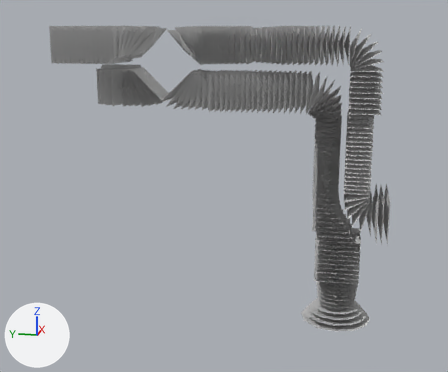
An edit to the FBX model models/fbx/ustanovka/potok1.FBX, drawn before and after from the same camera.
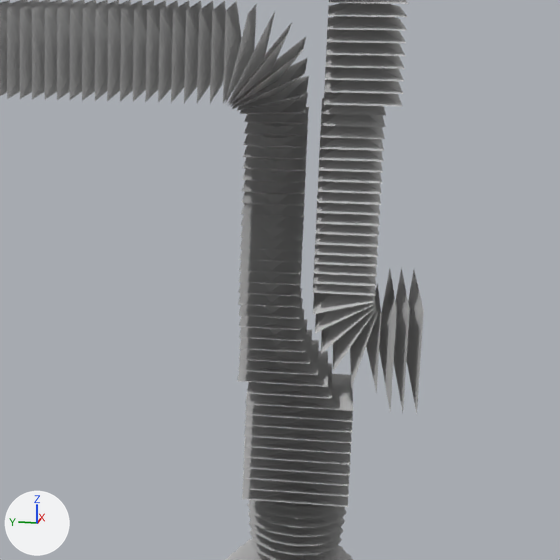
The first picture shows the older version from a camera (50 mm lens) standing at (-7.71, -1.14, 1.4) and looking at (0.18, 0.44, -0.57). The close-ups show both versions on the part from 47% to 100% of the width and 19% to 82% of the height of that picture; other places that the commit changed are outside them. Lighting does not change. The marker at lower left points along +X, +Y and +Z. Where no turn or scale is listed for an object, it has been applied to the vertices.

The first close-up shows 'pot_001', 'pot_002', 'pot_003', 'pot_530', 'pot_533', 'pot_540', 'pot_541', 'pot_546', 'pot_577', 'pot_579', 'pot_580', 'pot_581', 'pot_590', 'pot_591', 'pot_592', 'pot_593', 'pot_594'.
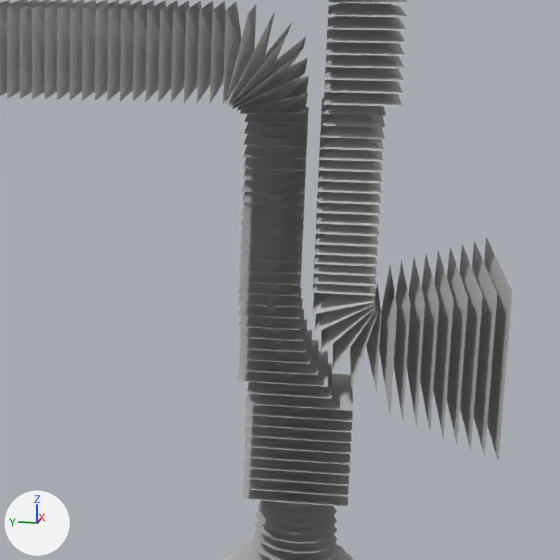
Where the change shows, as pixel boxes [x1, y1, x2, y2] in the close-ups (560 x 560 px):
'aot_001', added
    after: [484, 237, 512, 463]
'aot_002', added
    after: [472, 241, 497, 456]
'aot_003', added
    after: [459, 244, 483, 450]
'aot_004', added
    after: [447, 248, 468, 443]
'aot_005', added
    after: [433, 251, 454, 440]
'aot_006', added
    after: [420, 255, 439, 431]
'pot_001', reshaped (19% taller)
    before: [406, 271, 424, 414]
    after: [407, 258, 425, 428]
'pot_002', mesh rescaled (12% taller)
    before: [394, 268, 410, 411]
    after: [394, 260, 410, 421]
'pot_003', mesh rescaled
    before: [379, 269, 397, 411]
    after: [379, 266, 397, 415]
'pot_591', mesh rescaled
    before: [247, 502, 346, 528]
    after: [257, 501, 337, 524]
'pot_592', mesh rescaled (16% narrower, 11% shorter)
    before: [248, 511, 345, 537]
    after: [256, 511, 337, 534]
'pot_593', mesh rescaled (13% narrower, 8% shorter)
    before: [249, 521, 343, 546]
    after: [255, 520, 337, 543]
'pot_590', mesh rescaled
    before: [249, 500, 345, 519]
    after: [261, 501, 333, 514]
'pot_594', mesh rescaled (11% narrower)
    before: [249, 530, 342, 555]
    after: [254, 529, 337, 553]

Patch to the scene script:
```diff
--- a/models/fbx/ustanovka/potok1.FBX.py
+++ b/models/fbx/ustanovka/potok1.FBX.py
@@ me_mesh_181 @@
 me_mesh_181.from_pydata(...)  # 13 vertices, 12 faces; spans x -0.276..0.276, y -0.276..0.276, z -0.03..0.03
+# me_mesh_181 part 4: the whole mesh is scaled about its middle by (0.772, 0.772, 1)
 me_mesh_181.materials.append(mat_11___default)
@@ me_mesh_182 @@
 me_mesh_182.from_pydata(...)  # 13 vertices, 12 faces; spans x -0.27..0.27, y -0.27..0.27, z -0.03..0.03
+# me_mesh_182 part 1: the whole mesh is scaled about its middle by (0.805, 0.805, 1)
 me_mesh_182.materials.append(mat_11___default)
@@ me_mesh @@
 me_mesh.from_pydata(...)  # 5 vertices, 4 faces; spans x -0.46..0.46, y -0.034..0.034, z -0.271..0.271
-me_mesh.vertices[0].co = (0.46, -0.034, -0.271)  # pixel (407, 362)
-me_mesh.vertices[1].co = (-0.46, -0.034, -0.271)  # pixel (416, 415)
-me_mesh.vertices[2].co = (0.46, -0.034, 0.271)
-me_mesh.vertices[3].co = (-0.46, -0.034, 0.271)  # pixel (423, 311)
+# me_mesh part 2
+me_mesh.vertices[0].co = (0.516, -0.034, -0.325)  # pixel (406, 368)
+me_mesh.vertices[1].co = (-0.516, -0.034, -0.325)  # pixel (416, 429)
+me_mesh.vertices[2].co = (0.516, -0.034, 0.325)  # pixel (414, 256)
+me_mesh.vertices[3].co = (-0.516, -0.034, 0.325)  # pixel (425, 303)
 me_mesh.materials.append(mat_11___default)
@@ me_mesh_001 @@
 me_mesh_001.from_pydata(...)  # 5 vertices, 4 faces; spans x -0.46..0.46, y -0.034..0.034, z -0.271..0.271
+# me_mesh_001 part 8: the whole mesh is scaled about its middle by (1.08, 1, 1.13)
 me_mesh_001.materials.append(mat_11___default)
@@ me_mesh_185 @@
 me_mesh_185.from_pydata(...)  # 13 vertices, 12 faces; spans x -0.252..0.252, y -0.252..0.252, z -0.03..0.03
+# me_mesh_185 part 3: the whole mesh is scaled about its middle by (0.907, 0.907, 1)
 me_mesh_185.materials.append(mat_11___default)
@@ me_mesh_002 @@
 me_mesh_002.from_pydata(...)  # 5 vertices, 4 faces; spans x -0.46..0.46, y -0.034..0.034, z -0.271..0.271
+# me_mesh_002 part 5: the whole mesh is scaled about its middle by (1.04, 1, 1.07)
 me_mesh_002.materials.append(mat_11___default)
@@ me_mesh_183 @@
 me_mesh_183.from_pydata(...)  # 13 vertices, 12 faces; spans x -0.264..0.264, y -0.264..0.264, z -0.03..0.03
+# me_mesh_183 part 7: the whole mesh is scaled about its middle by (0.839, 0.839, 1)
 me_mesh_183.materials.append(mat_11___default)
@@ me_mesh_184 @@
 me_mesh_184.from_pydata(...)  # 13 vertices, 12 faces; spans x -0.258..0.258, y -0.258..0.258, z -0.03..0.03
+# me_mesh_184 part 6: the whole mesh is scaled about its middle by (0.873, 0.873, 1)
 me_mesh_184.materials.append(mat_11___default)
@@ me_mesh_207 @@
+me_mesh_207.from_pydata([(0.59, -0.034, -0.396), (-0.59, -0.034, -0.396), (0.59, -0.034, 0.396), (-0.59, -0.034, 0.396), (0.0, 0.034, 0.0)], [], [(2, 4, 3), (0, 1, 4), (2, 0, 4), (1, 3, 4)])
+me_mesh_207.materials.append(mat_11___default)  # light grey #cacaca
@@ me_mesh_206 @@
+me_mesh_206.from_pydata([(0.609, -0.034, -0.413), (-0.609, -0.034, -0.413), (0.609, -0.034, 0.413), (-0.609, -0.034, 0.413), (0.0, 0.034, 0.0)], [], [(2, 4, 3), (0, 1, 4), (2, 0, 4), (1, 3, 4)])
+me_mesh_206.materials.append(mat_11___default)  # light grey #cacaca
@@ me_mesh_210 @@
+me_mesh_210.from_pydata([(0.535, -0.034, -0.343), (-0.535, -0.034, -0.343), (0.535, -0.034, 0.343), (-0.535, -0.034, 0.343), (0.0, 0.034, 0.0)], [], [(2, 4, 3), (0, 1, 4), (2, 0, 4), (1, 3, 4)])
+me_mesh_210.materials.append(mat_11___default)  # light grey #cacaca
@@ me_mesh_209 @@
+me_mesh_209.from_pydata([(0.553, -0.034, -0.36), (-0.553, -0.034, -0.36), (0.553, -0.034, 0.36), (-0.553, -0.034, 0.36), (0.0, 0.034, 0.0)], [], [(2, 4, 3), (0, 1, 4), (2, 0, 4), (1, 3, 4)])
+me_mesh_209.materials.append(mat_11___default)  # light grey #cacaca
@@ me_mesh_205 @@
+me_mesh_205.from_pydata([(0.627, -0.034, -0.431), (-0.627, -0.034, -0.431), (0.627, -0.034, 0.431), (-0.627, -0.034, 0.431), (0.0, 0.034, 0.0)], [], [(2, 4, 3), (0, 1, 4), (2, 0, 4), (1, 3, 4)])
+me_mesh_205.materials.append(mat_11___default)  # light grey #cacaca
@@ me_mesh_208 @@
+me_mesh_208.from_pydata([(0.572, -0.034, -0.378), (-0.572, -0.034, -0.378), (0.572, -0.034, 0.378), (-0.572, -0.034, 0.378), (0.0, 0.034, 0.0)], [], [(2, 4, 3), (0, 1, 4), (2, 0, 4), (1, 3, 4)])
+me_mesh_208.materials.append(mat_11___default)  # light grey #cacaca
@@ ob_aot_003 @@
+ob_aot_003 = bpy.data.objects.new('aot_003', me_mesh_207)
+ob_aot_003.location = (0.004, -1.892, -0.775)
@@ ob_aot_002 @@
+ob_aot_002 = bpy.data.objects.new('aot_002', me_mesh_206)
+ob_aot_002.location = (0.004, -1.957, -0.775)
@@ ob_aot_006 @@
+ob_aot_006 = bpy.data.objects.new('aot_006', me_mesh_210)
+ob_aot_006.location = (0.004, -1.698, -0.775)
@@ ob_aot_005 @@
+ob_aot_005 = bpy.data.objects.new('aot_005', me_mesh_209)
+ob_aot_005.location = (0.004, -1.763, -0.775)
@@ ob_aot_001 @@
+ob_aot_001 = bpy.data.objects.new('aot_001', me_mesh_205)
+ob_aot_001.location = (0.004, -2.021, -0.775)
@@ ob_aot_004 @@
+ob_aot_004 = bpy.data.objects.new('aot_004', me_mesh_208)
+ob_aot_004.location = (0.004, -1.827, -0.775)
```
